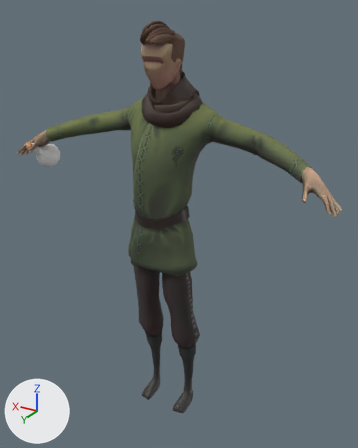
One commit to the Blender file Mhmd/Blender/Character/3rd Person/Sword_3rdPerson.blend: the scene before it, then after it.
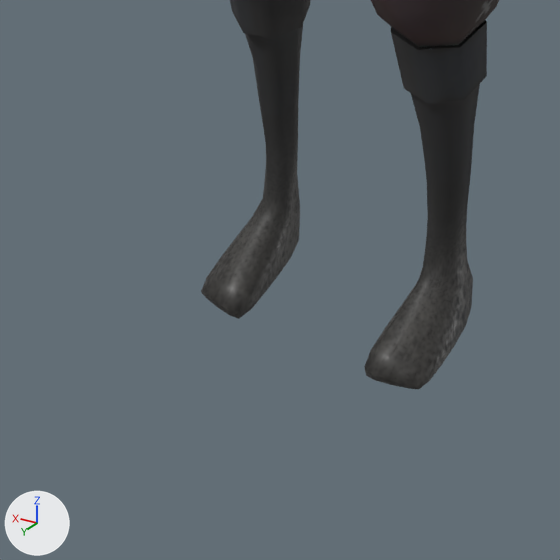
The first picture shows the older version from a 50 mm camera at (-1.087, 1.665, 1.839) aimed at (-0.022, -0.109, 0.952). The close-ups show both versions on the part from 29% to 59% of the width and 76% to 100% of the height of that picture; other places that the commit changed are outside them. The lights are fixed; the arrows at lower left show +X, +Y and +Z.

Names of what the first close-up shows: 'mc_clothing.004'.
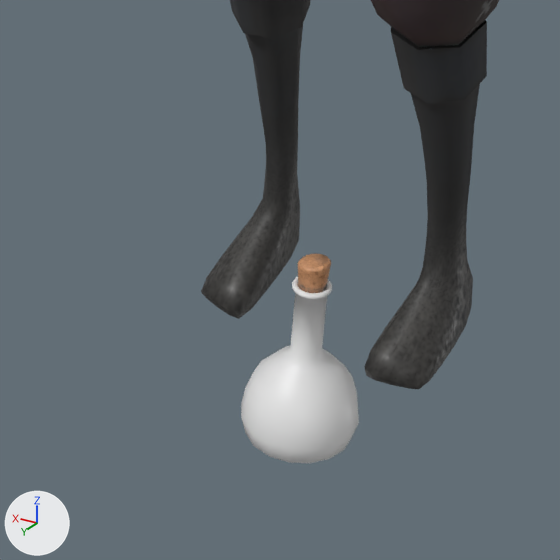
Edits to the scene script, one JSON object a line:
```json
{"op": "add", "block": "me_cylinder_002", "code": ["me_cylinder_002 = bpy.data.meshes.new('Cylinder.002')", "me_cylinder_002.from_pydata(...)  # 64 vertices, 50 faces; spans x -0.0096..0.0229, y -0.0154..0.0213, z 0.0325..0.0797", "me_cylinder_002.materials.append(mat_potion)"]}
{"op": "set", "path": "ob_potion.rotation_euler", "old": "(-1.144, 0.488, 0.464)", "new": "(0.0, 0.0, 0.0)", "note": "degrees (-66, 28, 27) -> degrees (0, 0, 0)"}
{"op": "set", "path": "ob_potion.location", "old": "(0.667, 0.035, 1.249)", "new": "(0.0, 0.0, 0.0)"}
{"op": "add", "block": "ob_potion_001", "code": ["ob_potion_001 = bpy.data.objects.new('potion.001', me_cylinder_002)", "ob_potion_001.location = (0.0, 0.0, 0.0)"]}
```

Where the change shows, as pixel boxes [x1, y1, x2, y2] in the close-ups (560 x 560 px):
```json
{"object": "potion", "change": "moved, turned", "after": [241, 277, 359, 463], "on screen": "not visible before"}
{"object": "potion.001", "change": "added", "after": [298, 253, 331, 293]}
```
